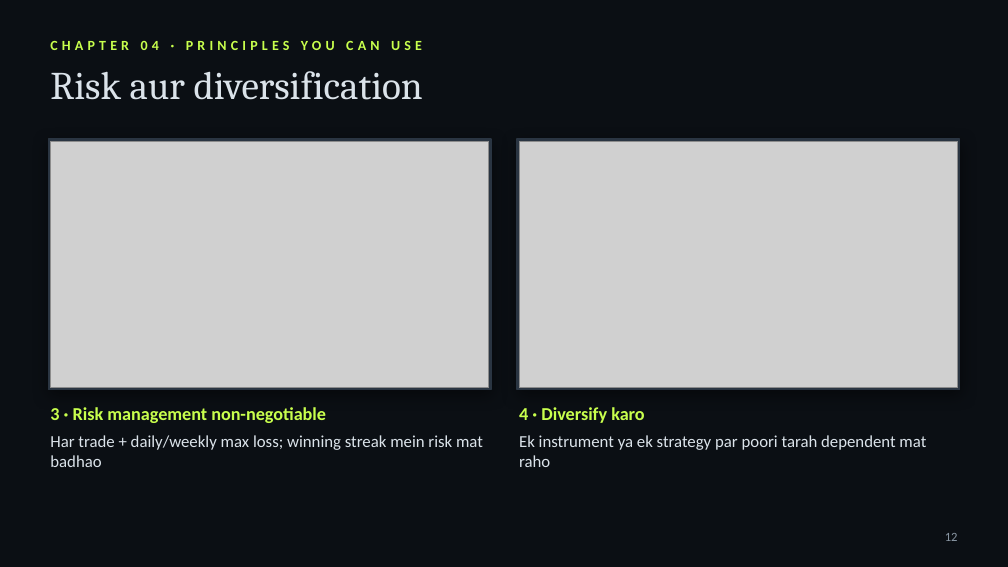
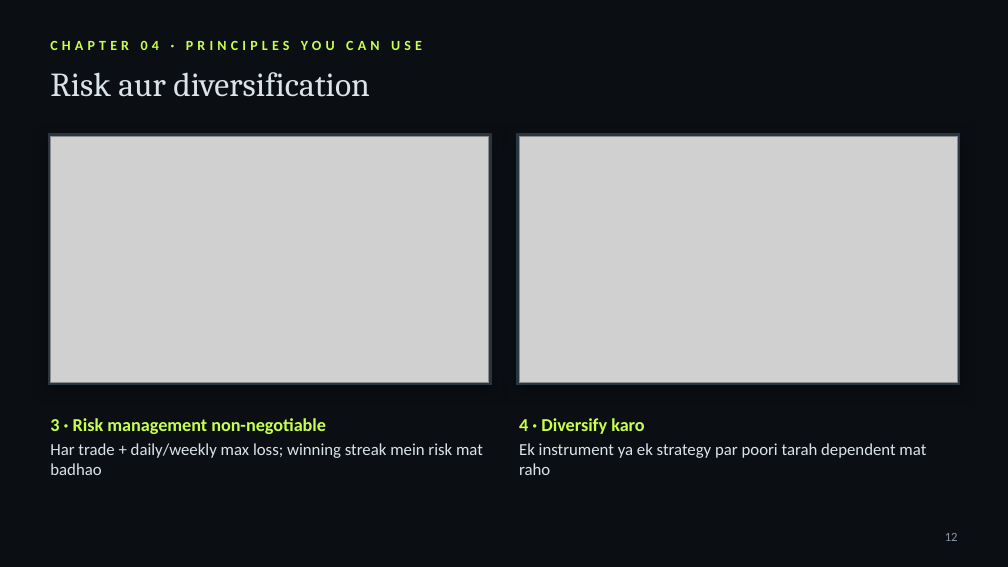
Before and after one commit to kashishchoudhary218-bot/nomi-trades-app, a slide deck: slide 12 of video/jim-simons-documentary/deck/The-Mathematicians-Edge-Hinglish.pptx. Drawn at 1008x567 pixels with LibreOffice and Linux fonts; fonts in the diff are those of the drawing; grey boxes stand for pictures. Boxes give left, top, right and bottom in pixels: in the first picture for what was removed or moved away, otherwise in the second. Text is boxed around its words. In the diff, an @@ line names an element or a change of style, - is before the commit and + after.

```diff
--- a/video/jim-simons-documentary/deck/The-Mathematicians-Edge-Hinglish.pptx
+++ b/video/jim-simons-documentary/deck/The-Mathematicians-Edge-Hinglish.pptx
@@ text "Risk aur diversification" at [50, 72, 370, 97]: size 28 to 24 pt @@
@@ 2 pictures, 2 rectangles: place and size @@
-2 pictures, 2 rectangles at [48, 139, 960, 390]
+2 pictures, 2 rectangles at [48, 134, 960, 385]
@@ text at [50, 418, 326, 434]: more space between paragraphs @@
@@ text "3 · Risk management non-negotiable": place and size @@
-text "3 · Risk management non-negotiable" at [50, 407, 326, 423]
+text "3 · Risk management non-negotiable" at [50, 418, 483, 475]
@@ text "3 · Risk management non-negotiable" at [50, 418, 483, 475]: vertical alignment middle to top @@
@@ text at [519, 418, 644, 434]: paragraph added @@
+4 · Diversify karo
@@ text "4 · Diversify karo": place and size @@
-text "4 · Diversify karo" at [519, 435, 926, 467]
+text "4 · Diversify karo" at [519, 418, 926, 475]
@@ text removed at [519, 407, 644, 423] @@
-4 · Diversify karo
@@ text at [50, 443, 483, 475]: paragraph added @@
+Har trade + daily/weekly max loss; winning streak mein risk mat badhao
@@ text removed at [50, 435, 483, 467] @@
-Har trade + daily/weekly max loss; winning streak mein risk mat badhao
```
Also in this commit, not shown: 20 other slides changed, 3 other files.
